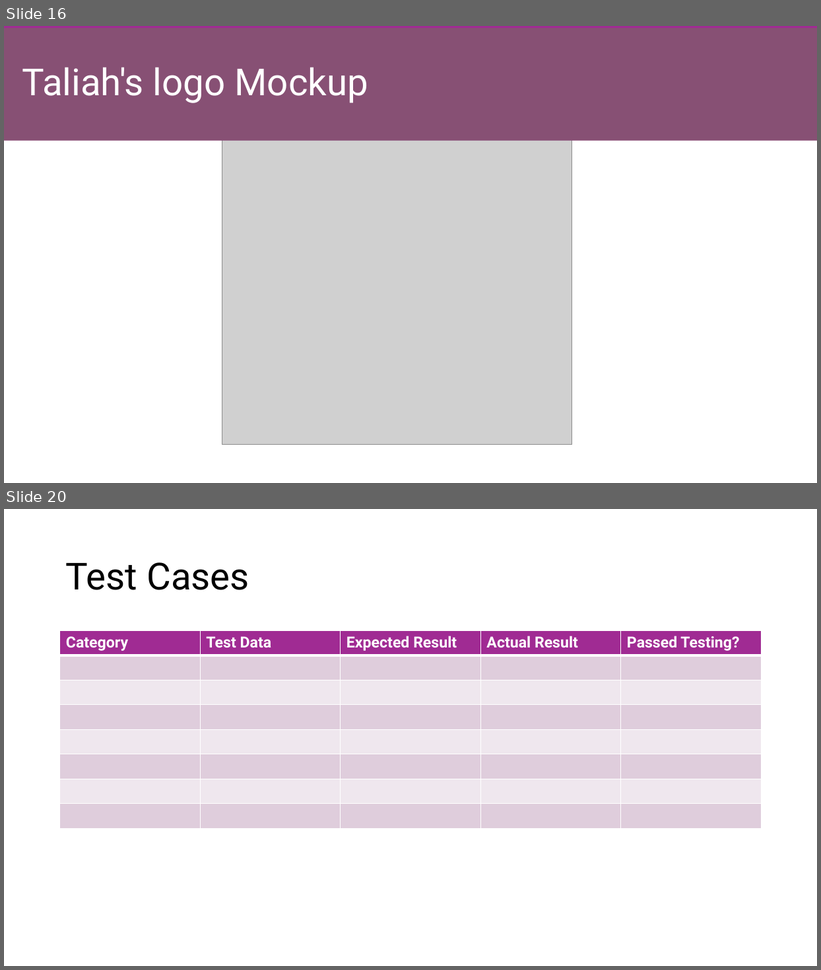
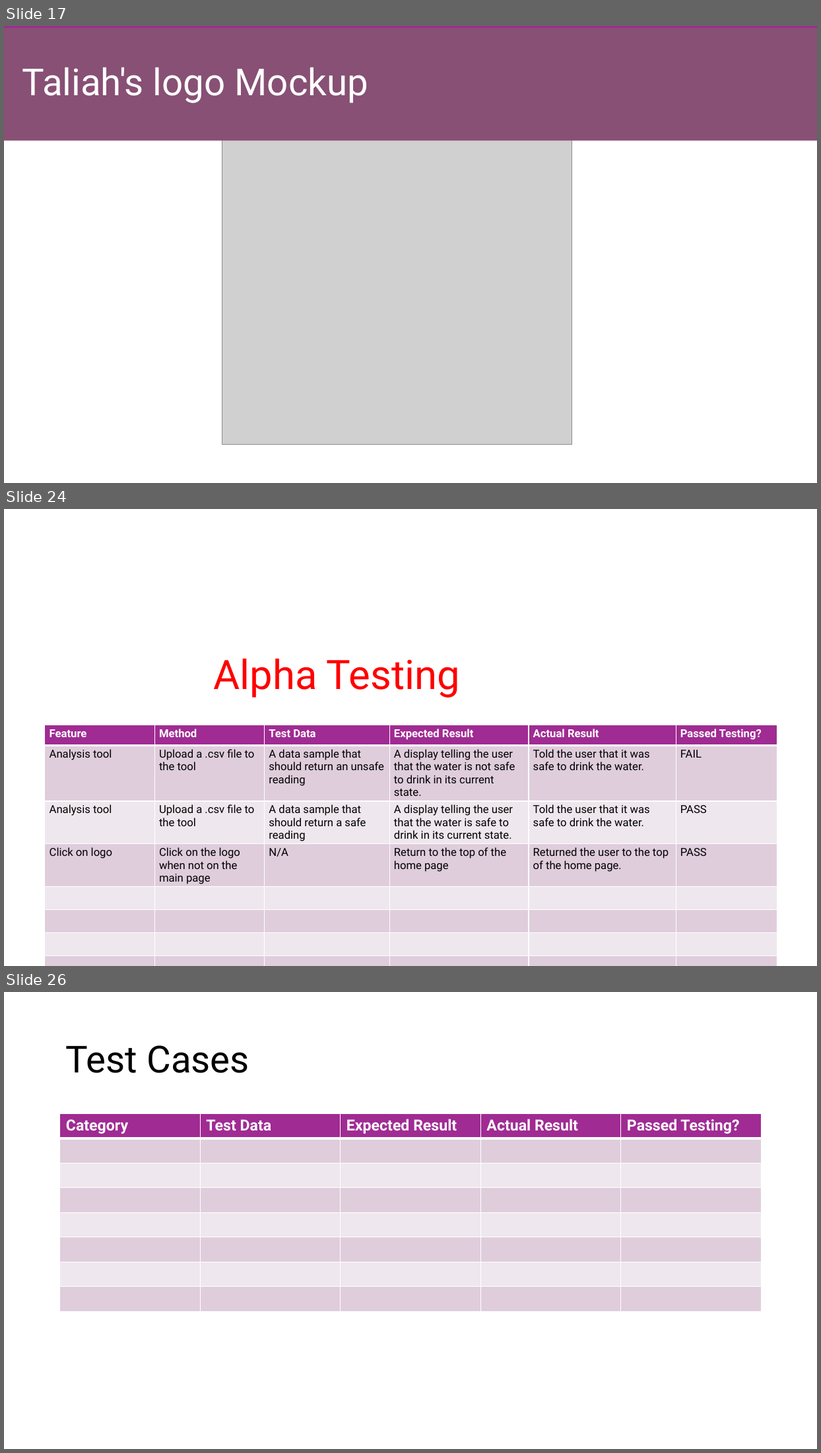
Before and after one commit to theneofan/SWQS_Version_Control, a slide deck: PowerPoint/SWQSPowerpoint.pptx. Shown one above the other, each under a label of ours: slides 16 and 20 before the commit, slides 17, 24 and 26 after it; the slides between them are not shown. The pictures are 821x970 and 821x1453 pixels, drawn with LibreOffice and Linux fonts; fonts in the diff are those of the drawing; grey boxes stand for pictures. Boxes give left, top, right and bottom in pixels: in the first picture for what was removed or moved away, otherwise in the second. Text is boxed around its words. In the diff, an @@ line names an element or a change of style, - is before the commit and + after.

```diff
--- a/PowerPoint/SWQSPowerpoint.pptx
+++ b/PowerPoint/SWQSPowerpoint.pptx
@@ slide 24 added at box(4, 509, 817, 966), background #FFFFFF @@
@@ title added at box(214, 658, 460, 698), 48 pt, text #FFFFFF @@
+Alpha Testing
@@ text added at box(288, 659, 535, 675), 48 pt, text #FF0000 @@
+Alpha Testing
@@ table added at box(45, 725, 777, 966), 8 rows, 6 columns @@
+Feature | Method | Test Data | Expected Result | Actual Result | Passed Testing?
+Analysis tool | Upload a .csv file to the tool | A data sample that should return an unsafe reading | A display telling the user that the water is not safe to drink in its current state. | Told the user that it was safe to drink the water. | FAIL
+Analysis tool | Upload a .csv file to the tool | A data sample that should return a safe reading | A display telling the user that the water is safe to drink in its current state. | Told the user that it was safe to drink the water. | PASS
+Click on logo | Click on the logo when not on the main page | N/A | Return to the top of the home page | Returned the user to the top of the home page. | PASS
+ |  |  |  |  | 
+ |  |  |  |  | 
+ |  |  |  |  | 
+ |  |  |  |  | 
@@ what was slide 16 is now slide 17 @@
@@ what was slide 20 is now slide 26 @@
```
Also in this commit, not shown: 10 other slides added.
